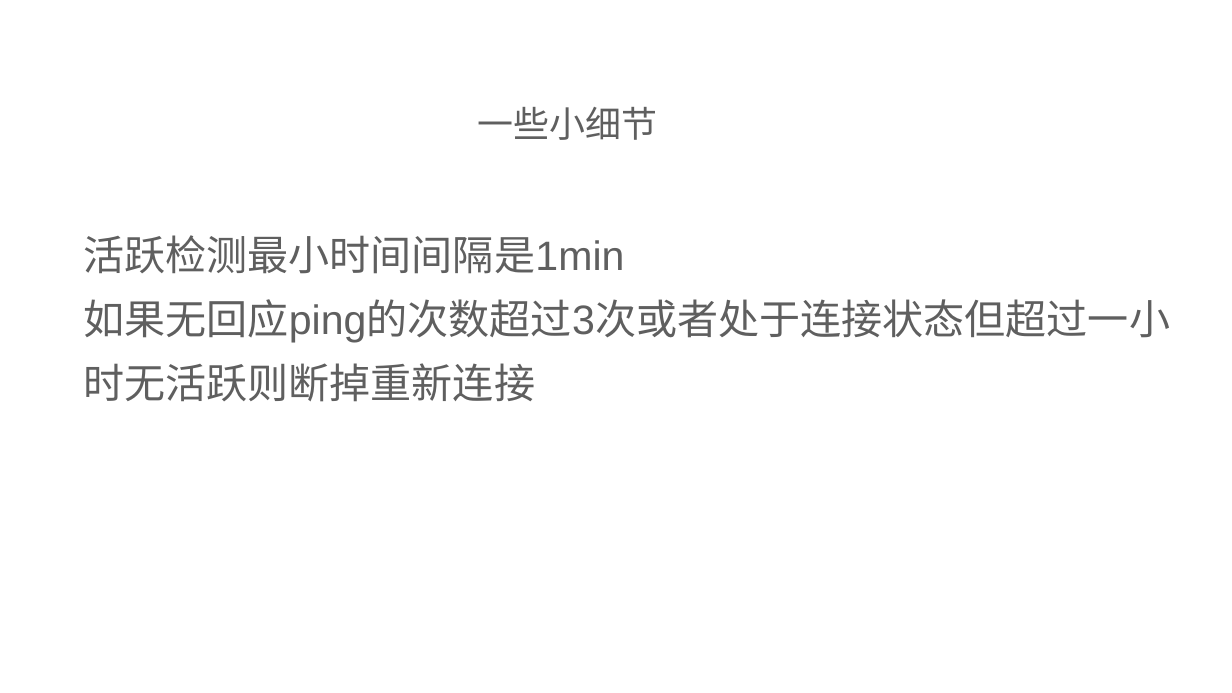
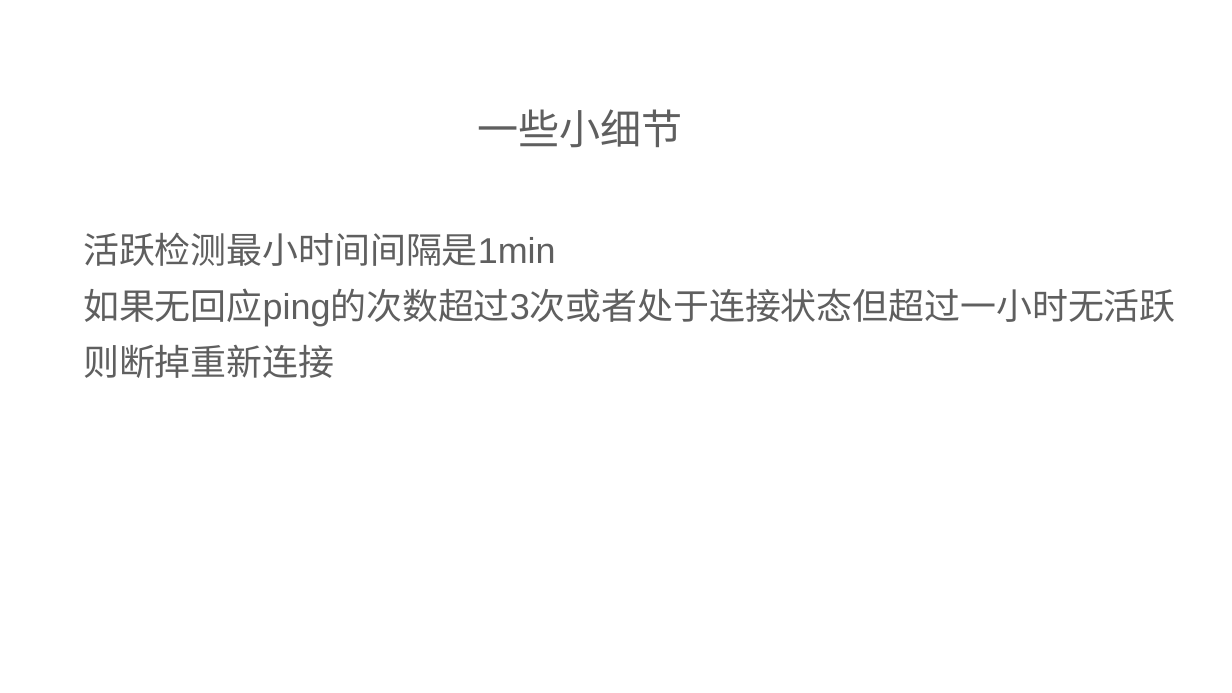
Before and after one commit to jpingTang/doc, a slide deck: slide 12 of document/push串讲.pptx. Drawn at 1232x693 pixels with LibreOffice and Linux fonts; fonts in the diff are those of the drawing; background and template pictures are left out. Boxes give left, top, right and bottom in pixels: in the first picture for what was removed or moved away, otherwise in the second. Text is boxed around its words. In the diff, an @@ line names an element or a change of style, - is before the commit and + after.

```diff
--- a/document/push串讲.pptx
+++ b/document/push串讲.pptx
@@ text "一些小细节" at (477, 109, 682, 148): size 28 to 32 pt @@
@@ text "活跃检测最小时间间隔是1min" at (83, 233, 1176, 327): size 32 to 28 pt @@
```
Also in this commit, not shown: 5 other slides changed.
